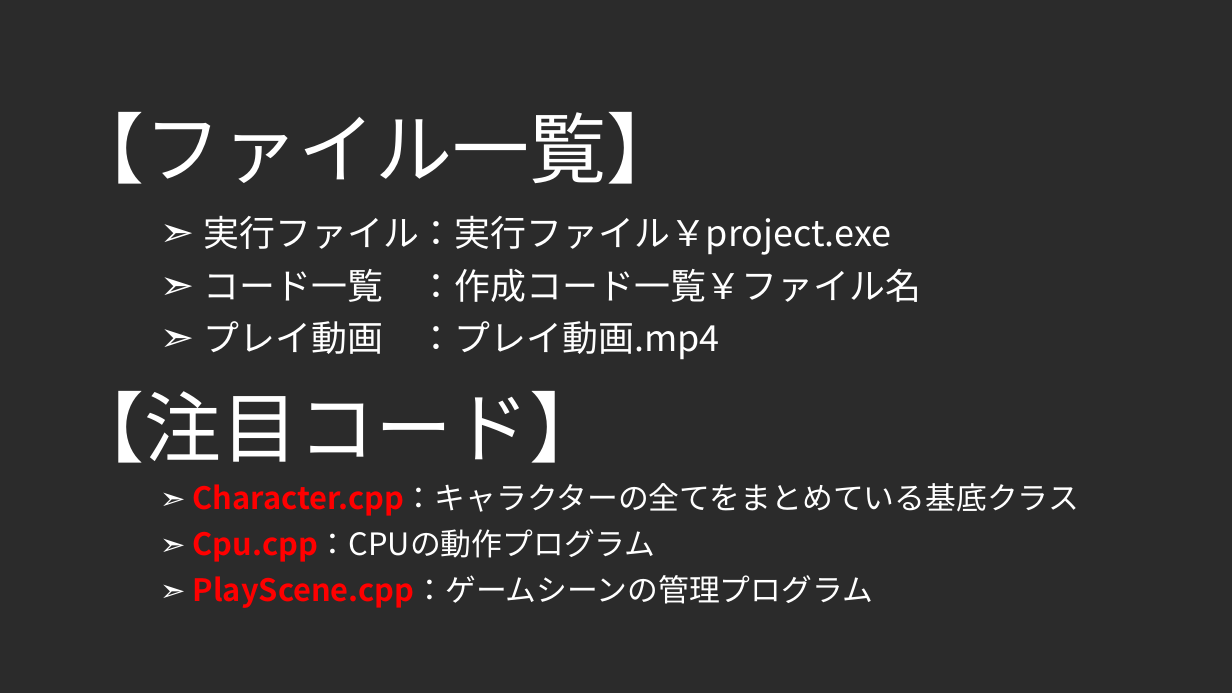
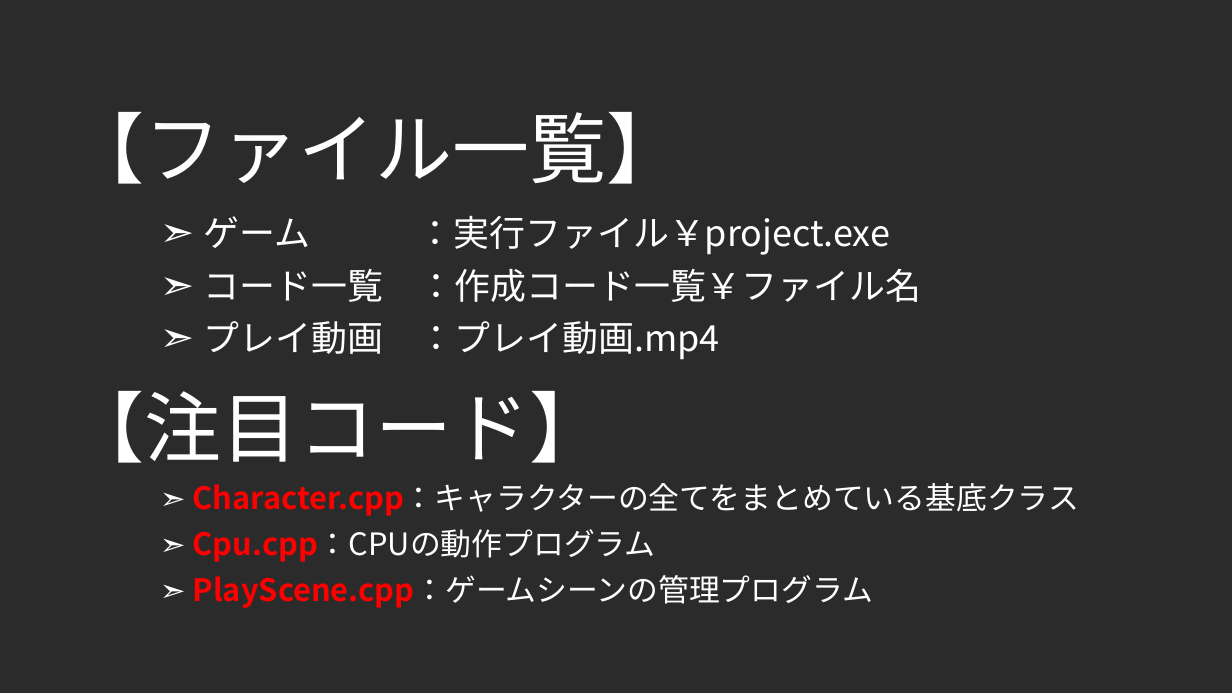
Before and after one commit to F0402Nishi/FightingGame, a slide deck: slide 6 of 仕様書.pptx. Drawn at 1232x693 pixels with LibreOffice and Linux fonts; fonts in the diff are those of the drawing; background and template pictures are left out; a plain dark background stands for a picture behind light text. Boxes give left, top, right and bottom in pixels: in the first picture for what was removed or moved away, otherwise in the second. Text is boxed around its words. In the diff, an @@ line names an element or a change of style, - is before the commit and + after.

```diff
--- a/仕様書.pptx
+++ b/仕様書.pptx
@@ text at <box>204,216,890,255</box>: text changed @@
-➣ 実行ファイル：実行ファイル￥project.exe
+➣ ゲーム ：実行ファイル￥project.exe
```
Also in this commit, not shown: 15 other files.
